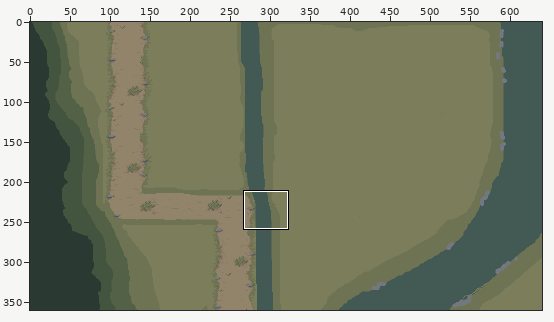
Two states of a sprite sheet, assets/02_architecture/05_moulin/02_ext/background.png. Above, an overview of the earlier version with the close-up marked.
Close-up. The starting point:
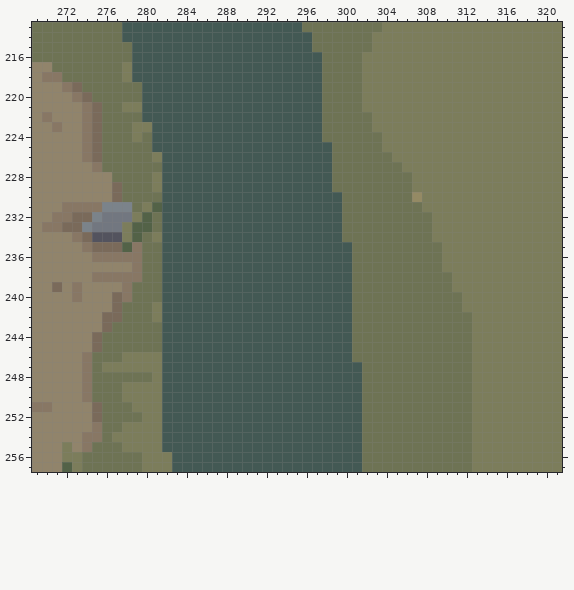
The file is 640x360 pixels. Colours within 5 levels of each other are drawn and written as one. Shown: x 269..321, y 213..257.
The result:
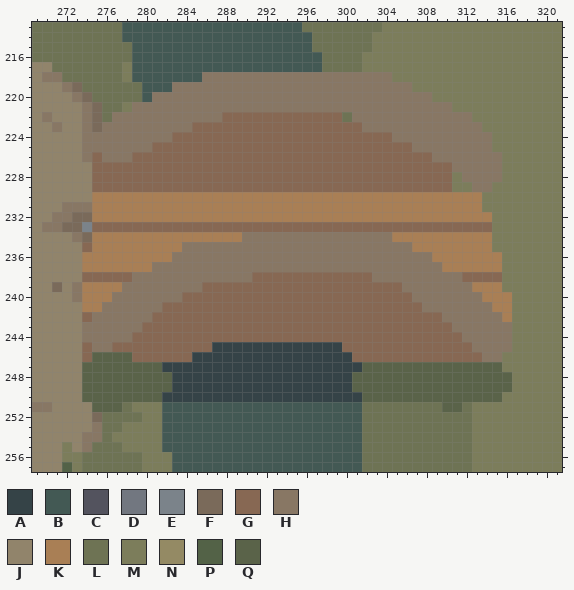
Palette (. is transparent): A #354347  B #435954  C #53535e  D #727780  E #7b838a  F #7a6a5a  G #876853  H #887764  J #91846b  K #a97f55  L #6e7354  M #7c7d5b  N #948a64  P #536247  Q #5a6349
What changed:
Changed rows in their new state; - is an unchanged pixel.
first column x 274:
218 ------------HHHHHHHHHHHHHHHHHHH------------
219 ---------HHHHHHHHHHHHHHHHHHHHHHHH----------
220 -------HHHHHHHHHHHHHHHHHHHHHHHHHHHH--------
221 -----HHHHHHHHHHHHHHHHHHHHHHHHHHHHHHHH------
222 ---HHHHHHHHHHHGGGGGGGGGGGG-HHHHHHHHHHHH----
223 --HHHHHHHHHGGGGGGGGGGGGGGGGGHHHHHHHHHHHH---
224 -HHHHHHHHGGGGGGGGGGGGGGGGGGGGGGHHHHHHHHHH--
225 -HHHHHHGGGGGGGGGGGGGGGGGGGGGGGGGGHHHHHHHH--
226 -GHHHGGGGGGGGGGGGGGGGGGGGGGGGGGGGGGHHHHHHH-
227 -GGGGGGGGGGGGGGGGGGGGGGGGGGGGGGGGGGGGHHHHH-
228 -GGGGGGGGGGGGGGGGGGGGGGGGGGGGGGGGGGGG-HHHH-
229 -GGGGGGGGGGGGGGGGGGGGGGGGGGGGGGGGGGGG--HH--
230 -KKKKKKKKKKKKKKKKKKKKKKKKKKKKKKKKKKKKKKK---
231 -KKKKKKKKKKKKKKKKKKKKKKKKKKKKKKKKKKKKKKK---
232 -KKKKKKKKKKKKKKKKKKKKKKKKKKKKKKKKKKKKKKKK--
233 -GGGGGGGGGGGGGGGGGGGGGGGGGGGGGGGGGGGGGGGG--
234 -KKKKKKKKKKKKKKKHHHHHHHHHHHHHHHKKKKKKKKKK--
235 GKKKKKKKKKHHHHHHHHHHHHHHHHHHHHHHHKKKKKKKK--
236 KKKKKKKKKHHHHHHHHHHHHHHHHHHHHHHHHHHKKKKKKK-
237 KKKKKKKHHHHHHHHHHHHHHHHHHHHHHHHHHHHHKKKKKK-
238 GGGGG-HHHHHHHHHHHGGGGGGGGGGGGHHHHHHHHHGGGG-
239 KKKK-HHHHHHHGGGGGGGGGGGGGGGGGGGGHHHHHHHKKK-
240 KKKH-HHHHHGGGGGGGGGGGGGGGGGGGGGGGHHHHHHHKKK
241 KKHHHHHHGGGGGGGGGGGGGGGGGGGGGGGGGGHHHHHHHKK
242 GHHHHHHGGGGGGGGGGGGGGGGGGGGGGGGGGGGGHHHHHHK
243 HHHHHHGGGGGGGGGGGGGGGGGGGGGGGGGGGGGGGHHHHHH
244 HHHHHGGGGGGGGGGGGGGGGGGGGGGGGGGGGGGGGGHHHHH
245 GHHGGGGGGGGGGAAAAAAAAAAAAAGGGGGGGGGGGGGHHHH
246 GQQQQGGGGGGAAAAAAAAAAAAAAAAGGGGGGGGGGGGGHH-
247 QQQQQQQQAAAAAAAAAAAAAAAAAAAAQQQQQQQQQQQQQQ-
248 QQQQQQQQQAAAAAAAAAAAAAAAAAAQQQQQQQQQQQQQQQQ
249 QQQQQQQQQAAAAAAAAAAAAAAAAAAQQQQQQQQQQQQQQQQ
250 QQQQQQQQAAAAAAAAAAAAAAAAAAAAQQQQQQQQQQQQQQ-
251 -QQQ--------------------------------QQ-----
